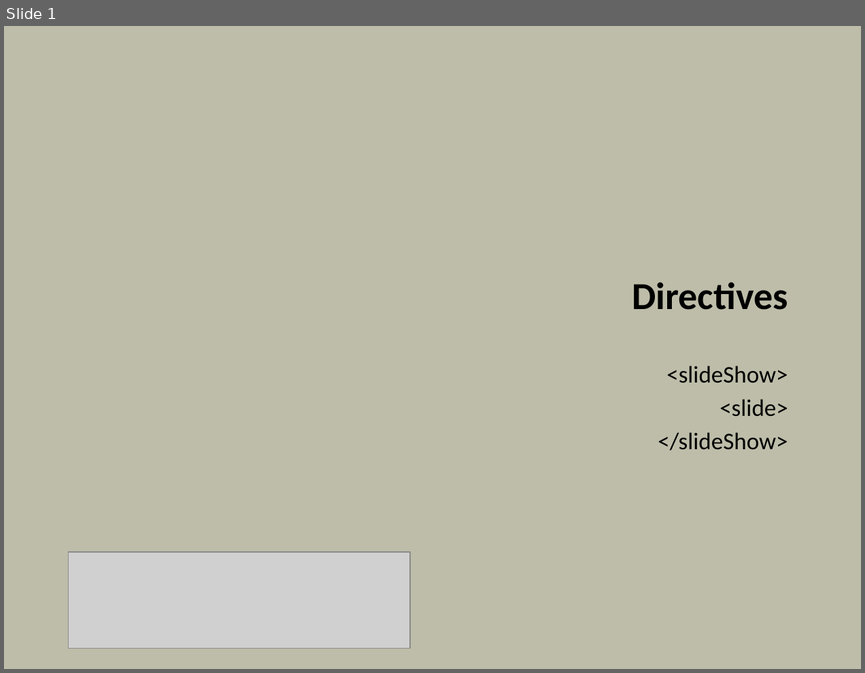
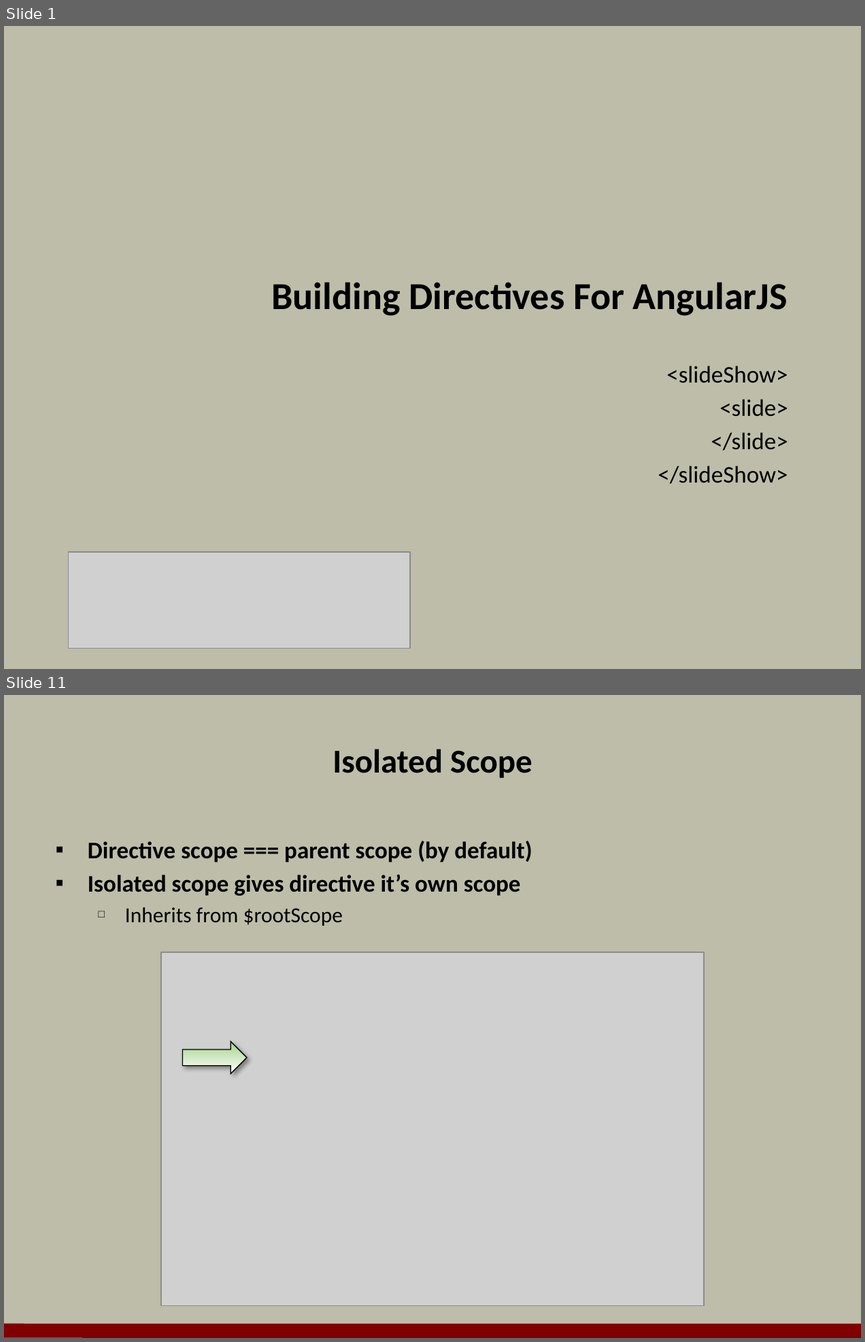
Before and after one commit to OdeToCode/classes, a slide deck: angularjs/slides/05_Directives.pptx. Shown one above the other, each under a label of ours: slide 1 before the commit, slides 1 and 11 after it; the slides between them are not shown. The pictures are 865x673 and 865x1342 pixels, drawn with LibreOffice and Linux fonts; fonts in the diff are those of the drawing; grey boxes stand for pictures; background and template pictures are left out. Boxes give left, top, right and bottom in pixels: in the first picture for what was removed or moved away, otherwise in the second. Text is boxed around its words. In the diff, an @@ line names an element or a change of style, - is before the commit and + after.

```diff
--- a/angularjs/slides/05_Directives.pptx
+++ b/angularjs/slides/05_Directives.pptx
@@ slide 11 added at (4,695,861,1338), background #BDBDA9 @@
@@ title added at (332,749,532,778), 28 pt, text #000000, bold @@
+Isolated Scope
@@ text added at (88,841,532,926), 20 pt, text #000000, bold @@
+▪ Directive scope === parent scope (by default)
+▪ Isolated scope gives directive it’s own scope
+  □ Inherits from $rootScope
@@ picture added at (161,952,703,1305) @@
@@ right arrow added at (182,1041,247,1074), fill gradient #A4D289 to #FFFFFF, outline #000000 0.75 pt @@
@@ line added from (4, 1330) to (861, 1331), #800000 12 pt @@
@@ slide 1 changed as well @@
@@ title at (271,282,787,316): text changed @@
-Directives
+Building Directives For AngularJS
@@ subtitle at (711,432,787,450): paragraph added @@
+</slide>
```
Also in this commit, not shown: 1 other slide changed, 20 other slides added, 12 slides removed, 9 other files.
